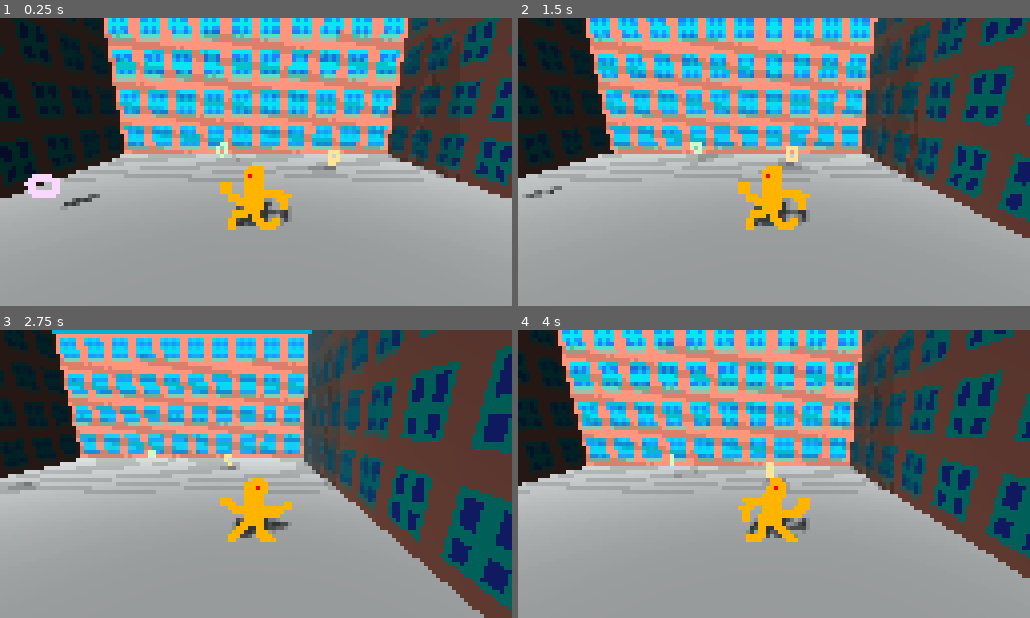
Above: before the commit, frames 1-4 (two rows, left to right).
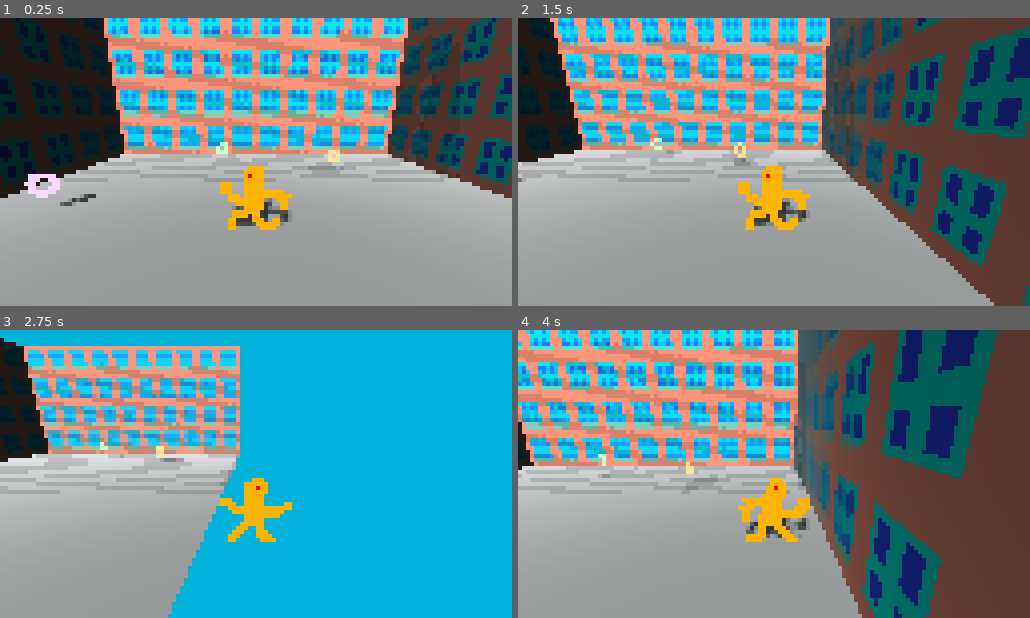
Above: after the commit, the same moments.

Repository: dedekm/loopy-loops
Game: Godot game, scene res://src/Level.tscn
The game is run twice, just before and just after one commit, with the same random seed, the same clock (stepped at 60 frames per second) and the same inputs.
Inputs:
- Up to frame 1 (0.25 s): no input
- Up to frame 2 (1.5 s): hold D (strafe_right) 0.53-1.28 s; hold S (move_backward) from 1.28 s (still down)
- Up to frame 3 (2.75 s): release S (move_backward) at 2.03 s; hold D (strafe_right) from 2.03 s (still down)
- Up to frame 4 (4 s): release D (strafe_right) at 2.78 s; hold W (move_forward) 2.78-3.53 s; hold Left (strafe_left) from 3.53 s (still down)

The runs differ from the first frame. In frame 1, 7.0% of the frame differs, in the area x 0-100%, y 0-71%; in frame 2, 51%; in frame 3, 76%, in the area x 0-100%, y 0-100%; in frame 4, 58%.

Commit message:
movement tweaks

Diff:
--- a/src/Level.tscn
+++ b/src/Level.tscn
@@ -18,7 +18,7 @@
 script = ExtResource( 3 )
 
 [node name="Player" parent="." instance=ExtResource( 1 )]
-transform = Transform( 1, 0, 0, 0, 1, 0, 0, 0, 1, 0, 1, 0 )
+transform = Transform( 1, 0, 0, 0, 1, 0, 0, 0, 1, 0, 0.95, 0 )
 
 [node name="Loop" parent="." instance=ExtResource( 2 )]
 transform = Transform( 1, 0, 0, 0, 1, 0, 0, 0, 1, 4, 1, -5 )
@@ -31,6 +31,7 @@
 
 [node name="Walls" type="Spatial" parent="."]
 __meta__ = {
+"_edit_group_": true,
 "_edit_lock_": true
 }
 
@@ -51,6 +52,7 @@
 mesh = SubResource( 1 )
 material/0 = SubResource( 2 )
 __meta__ = {
+"_edit_group_": true,
 "_edit_lock_": true
 }
 
--- a/src/Player.gd
+++ b/src/Player.gd
@@ -1,6 +1,6 @@
 extends KinematicBody
 
-const speed = 4
+const speed = 8
 
 var velocity = Vector3()
 
@@ -25,3 +25,5 @@
     velocity.x += speed
   if Input.is_action_pressed("strafe_left"):
     velocity.x -= speed
+
+  velocity = velocity.normalized() * speed
